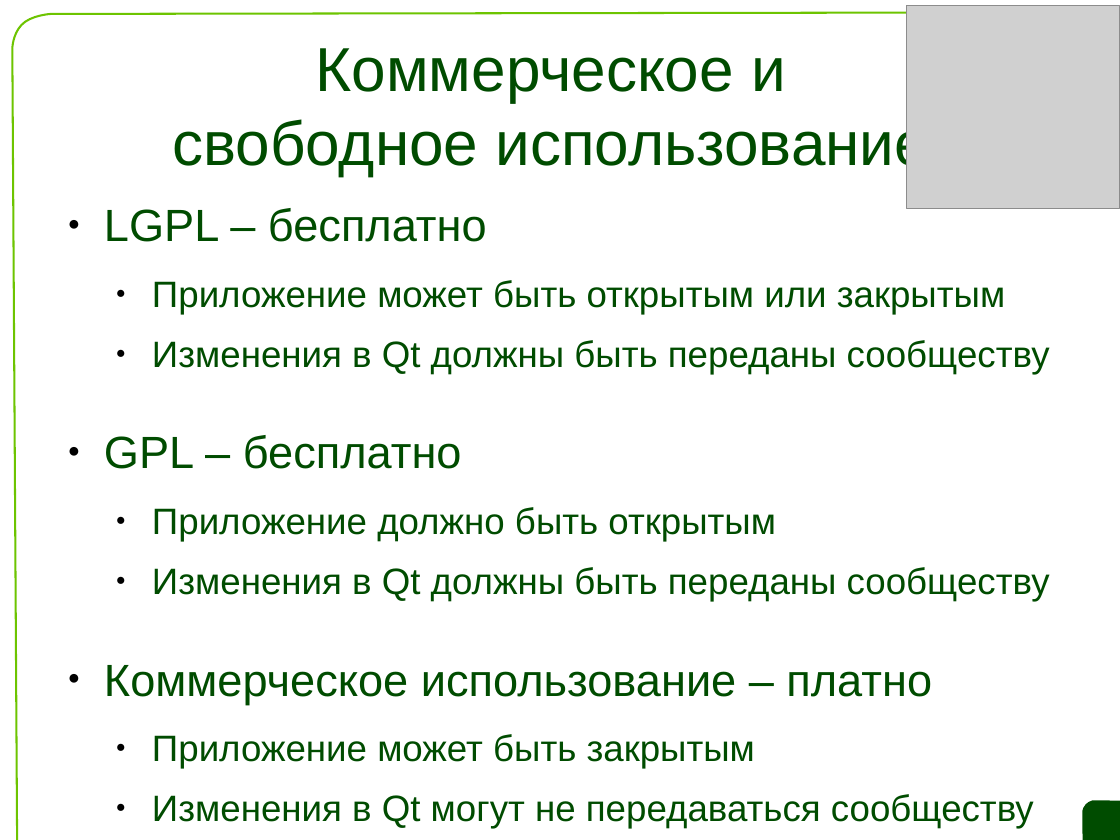
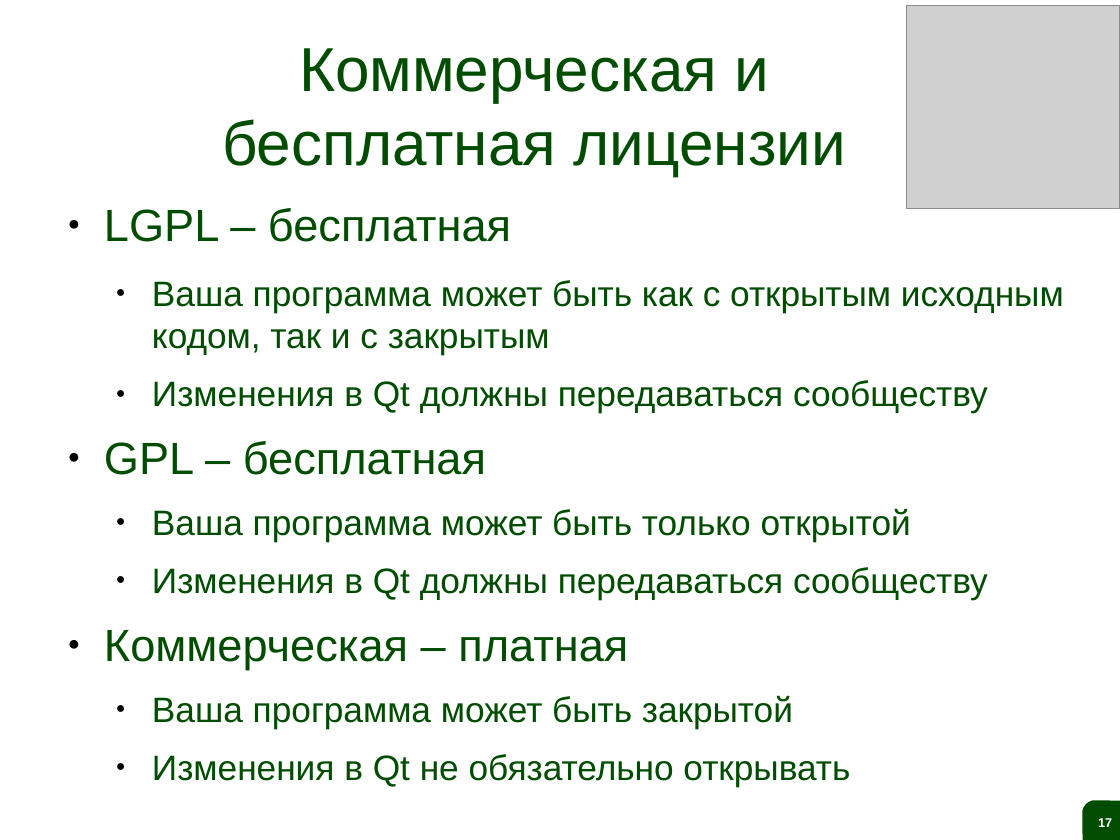
Before and after one commit to saa/qecm, a slide deck: slide 17 of Lectures and Exercises/L01 - The ideas behind Qt and a live demo/L1 Slides.odp. Drawn at 1120x840 pixels with LibreOffice and Linux fonts; fonts in the diff are those of the drawing; grey boxes stand for pictures; background and template pictures are left out. Boxes give left, top, right and bottom in pixels: in the first picture for what was removed or moved away, otherwise in the second. Text is boxed around its words. In the diff, an @@ line names an element or a change of style, - is before the commit and + after.

```diff
--- a/Lectures and Exercises/L01 - The ideas behind Qt and a live demo/L1 Slides.odp
+++ b/Lectures and Exercises/L01 - The ideas behind Qt and a live demo/L1 Slides.odp
@@ freeform shape removed at (12, 12, 1120, 840) @@
@@ title at (222, 48, 846, 177): text changed @@
-Коммерческое и свободное использование
+Коммерческая и бесплатная лицензии
@@ text at (104, 208, 1064, 786): text changed; size 26 to 25 pt @@
-● LGPL – бесплатно
-  ● Приложение может быть открытым или закрытым
-  ● Изменения в Qt должны быть переданы сообществу
-● GPL – бесплатно
-  ● Приложение должно быть открытым
-  ● Изменения в Qt должны быть переданы сообществу
-● Коммерческое использование – платно
-  ● Приложение может быть закрытым
-  ● Изменения в Qt могут не передаваться сообществу
+● LGPL – бесплатная
+  ● Ваша программа может быть как с открытым исходным кодом, так и с закрытым
+  ● Изменения в Qt должны передаваться сообществу
+● GPL – бесплатная
+  ● Ваша программа может быть только открытой
+  ● Изменения в Qt должны передаваться сообществу
+● Коммерческая – платная
+  ● Ваша программа может быть закрытой
+  ● Изменения в Qt не обязательно открывать
@@ freeform shape removed at (1082, 801, 1120, 840) @@
@@ page number added at (1082, 801, 1120, 840), fill #004C00, 9 pt, text #FFFFFF, bold @@
+17
```
Also in this commit, not shown: 29 other slides changed, 1 slide added, 1 slide removed, 1 other file.
